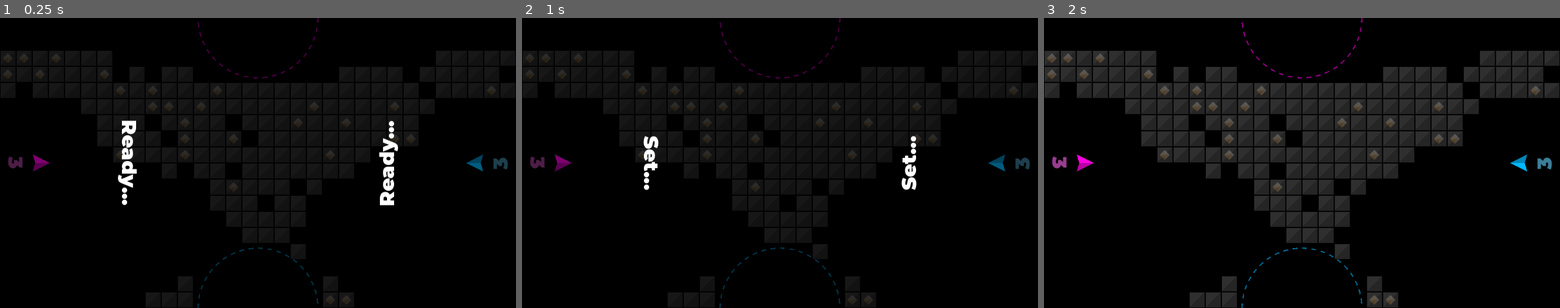
Above: before the commit, frames 1-3 (left to right).
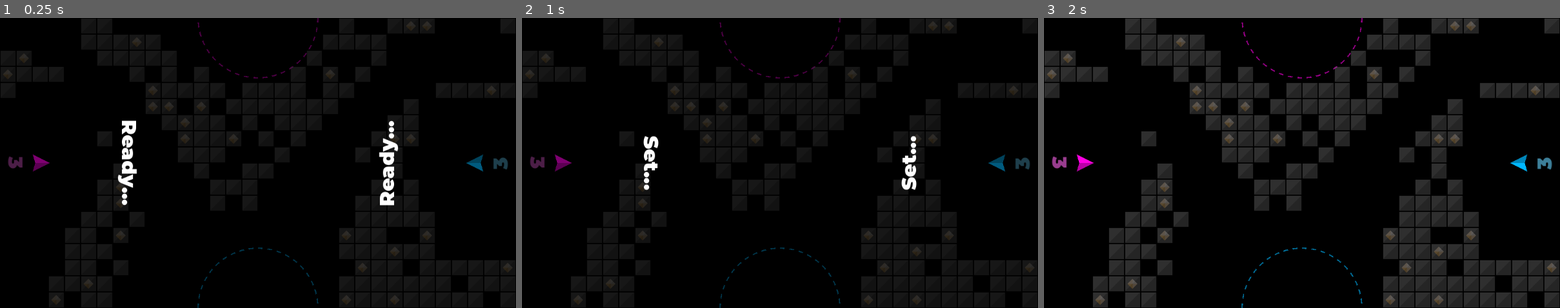
Above: after the commit, the same moments.

Repository: outrightmental/Blockbusters
Game: Godot game, scene res://scenes/play_game.tscn
The game is run twice, just before and just after one commit, with the same random seed, the same clock (stepped at 60 frames per second) and the same inputs. This scene is started directly instead of the project's main scene.
Inputs:
- Up to frame 1 (0.25 s): no input
- Up to frame 2 (1 s): tap Enter (ui_accept) at 0.5, 0.77 s; hold Right (ui_right) from 0.53 s (still down)
- Up to frame 3 (2 s): tap Enter (ui_accept) at 1.25, 1.52 s; release Right (ui_right) at 1.28 s; hold Down (ui_down) from 1.28 s (still down)

The runs differ from the first frame. In frame 1, 0.8% of the frame differs, in the area x 9-100%, y 0-99%; in frame 2, 0.8%; in frame 3, 30%, in the area x 0-100%, y 0-100%.

Commit message:
Tweak board generation #49

Diff:
--- a/scenes/play_game.gd
+++ b/scenes/play_game.gd
@@ -300,5 +300,5 @@
 			var g4 := sin(f4 * PI * r)
 			var g5 := sin(f5 * PI * r)
 			var g6 := sin(f6 * PI * r)
-			var z  := sin(PI * wrap(g1 + g2 + g3 * g4 * g5 * g6, 0.0, 1.0))
+			var z  := sin(PI * wrap(g1 + g2 + g3 * g4 + g5 * g6, 0.0, 1.0))
 			mesh[x][y] = z
